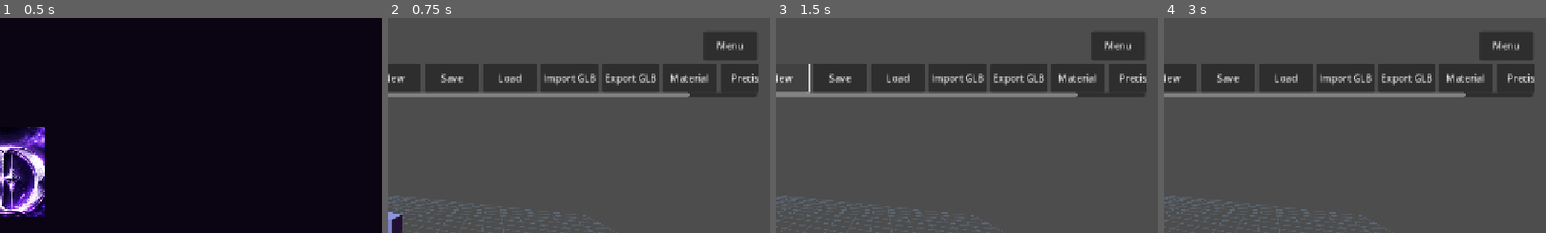
Above: before the commit, frames 1-4 (left to right).
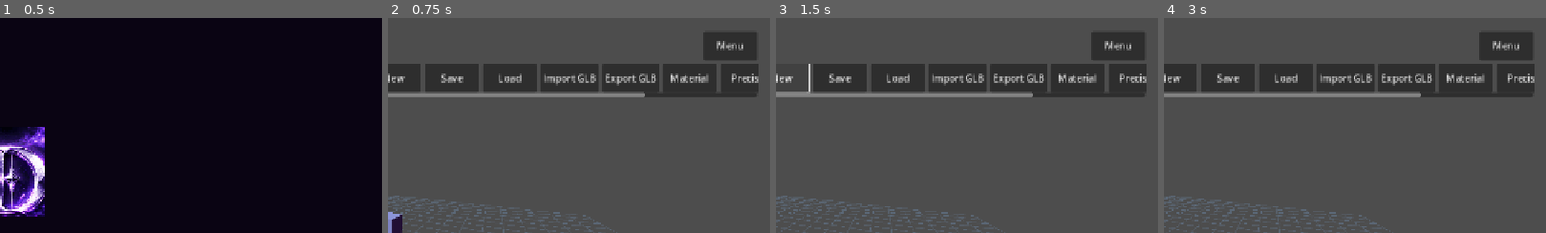
Above: after the commit, the same moments.

Repository: demetrecerrone-star/dabsky_3d
Game: Godot game, scene res://main.tscn
Two runs of this game, one before a commit and one after it. Both use one fixed random seed, a clock stepped at 60 frames per second and the inputs below. Video files are missing from this copy of the repository; at most half a second of black plays in their place.
Inputs:
- Up to frame 1 (0.5 s): no input
- Up to frame 2 (0.75 s): click "START MODELING" at 0.5 s
- Up to frame 3 (1.5 s): click "New" at 1.25 s
- Up to frame 4 (3 s): click "New" at 2 s; click "+ Cube" at 2.75 s
The pictures show only the part of the screen within x 50-100%, y 0-50%; the shares and areas given below are measured in that part.

Frame 1 is identical in both runs. In frame 2, 0.3% of the frame differs, in the area x 67-79%, y 34-37%; in frame 3, 0.3%; in frame 4, 0.3%.

Commit message:
Dabsky 3D v0.6: local modeling assistant, chat UI, command validation and tests

Diff:
--- a/project.godot
+++ b/project.godot
@@ -2,7 +2,7 @@
 
 [application]
 config/name="Dabsky 3D Studio"
-config/version="0.5.0"
+config/version="0.6.0"
 run/main_scene="res://main.tscn"
 config/features=PackedStringArray("4.4", "GL Compatibility")
 
--- /dev/null
+++ b/scripts/dabsky_ai.gd
@@ -0,0 +1,130 @@
+extends RefCounted
+
+# Dabsky AI Core v0.6: fully offline, deterministic natural-language command
+# interpreter. No server calls, no downloaded models, and no code execution.
+# Other providers can later produce this same whitelisted action schema.
+const MAX_ACTIONS := 8
+const MAX_ABS_NUMBER := 1000.0
+const HELP := "Try: create a cube and make it red; move it up 2; rotate y 45; set position x to 3; scale it by 1.5; set metallic to 0.8; duplicate; save project."
+
+static func interpret(prompt: String) -> Dictionary:
+	var cleaned := prompt.strip_edges().to_lower()
+	if cleaned.is_empty() or cleaned.length() > 500:
+		return _fail("Enter a request of up to 500 characters.")
+	if cleaned in ["help", "examples", "what can you do", "what can you do?"]:
+		return {"ok": true, "actions": [], "message": HELP}
+	cleaned = cleaned.replace(" then ", " and ").replace("; ", " and ").replace(";", " and ")
+	cleaned = cleaned.replace(", then ", " and ")
+	var clauses := cleaned.split(" and ", false)
+	if clauses.size() > MAX_ACTIONS:
+		return _fail("Use eight or fewer actions per request.")
+	var actions: Array[Dictionary] = []
+	for clause in clauses:
+		var parsed: Dictionary = _parse_one(clause.strip_edges().trim_suffix(".").trim_suffix("!"))
+		if not bool(parsed.get("ok", false)):
+			return parsed
+		var action: Dictionary = parsed.get("action", {})
+		actions.append(action)
+	return {"ok": true, "actions": actions, "message": "Understood."}
+
+static func _parse_one(words: String) -> Dictionary:
+	if words in ["undo", "undo that", "undo last change"]:
+		return _ok({"op": "undo"})
+	if words in ["redo", "redo that"]:
+		return _ok({"op": "redo"})
+	if words in ["save", "save project", "save the project", "save my project"]:
+		return _ok({"op": "save"})
+	if words in ["duplicate", "duplicate it", "duplicate the selected object", "copy it", "copy object"]:
+		return _ok({"op": "duplicate"})
+	if words in ["delete", "delete it", "delete selected", "delete the selected object", "remove it"]:
+		return _ok({"op": "delete"})
+	if words in ["reset camera", "reset view", "center camera"]:
+		return _ok({"op": "reset_view"})
+	var m: Array = _capture(words, r"^(?:please )?(?:create|add|make|spawn) (?:(\d+) )?(?:a |an )?(cube|box|sphere|ball|cylinder|plane|cone)s?$")
+	if not m.is_empty():
+		var amount: int = int(m[1]) if not str(m[1]).is_empty() else 1
+		if amount < 1 or amount > 5:
+			return _fail("Create between one and five shapes at a time.")
+		var kind: String = str(m[2])
+		if kind == "box": kind = "cube"
+		if kind == "ball": kind = "sphere"
+		return _ok({"op": "create", "kind": kind.capitalize(), "count": amount})
+	m = _capture(words, r"^(?:please )?(?:select|choose) (?:the )?(?:object )?(.+)$")
+	if not m.is_empty():
+		return _ok({"op": "select", "name": str(m[1]).strip_edges()})
+	m = _capture(words, r"^(?:please )?(?:move|shift|translate) (?:(?:it|the object|the selected object) )?(up|down|left|right|forward|back|backward|x|y|z) (?:by )?(-?\d+(?:\.\d+)?)$")
+	if not m.is_empty():
+		var amount: float = float(m[2])
+		if not _valid_number(amount):
+			return _fail("Movement must be within ±1,000 units.")
+		var direction: String = str(m[1])
+		var vector := Vector3.ZERO
+		match direction:
+			"up", "y": vector = Vector3.UP
+			"down": vector = Vector3.DOWN
+			"left": vector = Vector3.LEFT
+			"right", "x": vector = Vector3.RIGHT
+			"forward": vector = Vector3.FORWARD
+			"back", "backward", "z": vector = Vector3.BACK
+		return _ok({"op": "move", "delta": vector * amount})
+	m = _capture(words, r"^(?:please )?rotate (?:(?:it|the object) )?(?:around )?(x|y|z) (?:by )?(-?\d+(?:\.\d+)?)(?: degrees?)?$")
+	if not m.is_empty():
+		var degrees: float = float(m[2])
+		if not _valid_number(degrees):
+			return _fail("Rotation must be within ±1,000 degrees.")
+		return _ok({"op": "rotate", "axis": str(m[1]), "degrees": degrees})
+	m = _capture(words, r"^(?:please )?(?:scale|resize) (?:(?:it|the object) )?(?:by |to )?(\d+(?:\.\d+)?)$")
+	if not m.is_empty():
+		var factor: float = float(m[1])
+		if factor < 0.01 or factor > 100.0:
+			return _fail("Scale factor must be between 0.01 and 100.")
+		return _ok({"op": "scale", "factor": factor})
+	m = _capture(words, r"^(?:please )?set (position|rotation|scale) (x|y|z) to (-?\d+(?:\.\d+)?)$")
+	if not m.is_empty():
+		var n: float = float(m[3])
+		if not _valid_number(n) or (str(m[1]) == "scale" and n < 0.01):
+			return _fail("Choose a finite value within ±1,000; scale must stay positive.")
+		return _ok({"op": "set_transform", "property": str(m[1]).capitalize(), "axis": str(m[2]).to_upper(), "value": n})
+	m = _capture(words, r"^(?:please )?(?:set )?(?:the )?(?:object )?(?:color|colour) (?:(?:it |to )?)([a-z]+|#[0-9a-f]{6})$")
+	if m.is_empty():
+		m = _capture(words, r"^(?:please )?(?:make|paint) (?:(?:it|the object) )?(red|blue|green|purple|white|black|yellow|orange|pink|gray|grey|brown|cyan|gold|silver)$")
+	if not m.is_empty():
+		var color_name: String = str(m[1])
+		var colors := {
+			"red": "#e74c58", "blue": "#498ee7", "green": "#43be85",
+			"purple": "#a065ed", "white": "#ffffff", "black": "#22202b",
+			"yellow": "#f5d656", "orange": "#f2a14d", "pink": "#f38ccc",
+			"gray": "#858d9d", "grey": "#858d9d", "brown": "#986945",
+			"cyan": "#55d5e7", "gold": "#f4c75b", "silver": "#bac6d8"
+		}
+		if not color_name.begins_with("#") and not colors.has(color_name):
+			return _fail("Try a basic color (red, blue, purple, gold) or a #RRGGBB hex color.")
+		return _ok({"op": "color", "color": Color.html(str(colors.get(color_name, color_name)))})
+	m = _capture(words, r"^(?:please )?set (metallic|roughness) to (0(?:\.\d+)?|1(?:\.0+)?)$")
+	if not m.is_empty():
+		return _ok({"op": "material", "property": str(m[1]), "value": float(m[2])})
+	m = _capture(words, r"^(?:please )?rename (?:(?:it|the selected object) )?to (.{1,48})$")
+	if not m.is_empty():
+		return _ok({"op": "rename", "name": str(m[1]).strip_edges()})
+	return _fail("I don't know how to do: \"" + words.substr(0, 90) + "\". " + HELP)
+
+static func _capture(input: String, pattern: String) -> Array:
+	var regex := RegEx.new()
+	if regex.compile(pattern) != OK:
+		return []
+	var found := regex.search(input)
+	if found == null:
+		return []
+	var groups: Array = []
+	for group in range(found.get_group_count() + 1):
+		groups.append(found.get_string(group))
+	return groups
+
+static func _ok(action: Dictionary) -> Dictionary:
+	return {"ok": true, "action": action}
+
+static func _fail(message: String) -> Dictionary:
+	return {"ok": false, "actions": [], "message": message}
+
+static func _valid_number(value: float) -> bool:
+	return is_finite(value) and absf(value) <= MAX_ABS_NUMBER
--- a/scripts/main.gd
+++ b/scripts/main.gd
@@ -2,6 +2,12 @@
 
 const GlbIO = preload("res://scripts/glb_io.gd")
 const MeshEdit = preload("res://scripts/mesh_edit.gd")
+const DabskyAI = preload("res://scripts/dabsky_ai.gd")
+var ai_panel: VBoxContainer
+var ai_prompt: LineEdit
+var ai_history: RichTextLabel
+var ai_messages: Array[String] = []
+const AI_HISTORY_LIMIT := 16
 var mesh_mode := "Object"
 var picked_surface := -1
 var picked_face := -1
@@ -95,6 +101,8 @@
 	_add_button(shapes, "Material", _toggle_material_panel)
 	_add_button(shapes, "Precise", _toggle_transform_panel)
 	_add_button(shapes, "Edit Mesh", _toggle_mesh_mode)
+	_add_button(shapes, "Dabsky AI", _toggle_ai_panel)
+	_build_ai_panel(layout)
 	_build_material_panel(layout)
 	_build_transform_panel(layout)
 	_build_glb_dialogs()
@@ -191,6 +199,180 @@
 	get_viewport().size_changed.connect(_refresh_screen_fit)
 	call_deferred("_refresh_screen_fit")
 
+func _build_ai_panel(parent: VBoxContainer) -> void:
+	ai_panel = VBoxContainer.new()
+	ai_panel.visible = false
+	ai_panel.add_theme_constant_override("separation", 5)
+	parent.add_child(ai_panel)
+	var heading := HBoxContainer.new()
+	ai_panel.add_child(heading)
+	var title := Label.new()
+	title.text = "DABSKY AI • Offline modeling assistant"
+	title.size_flags_horizontal = Control.SIZE_EXPAND_FILL
+	title.add_theme_font_size_override("font_size", 17)
+	heading.add_child(title)
+	_add_button(heading, "Hide", _toggle_ai_panel)
+	ai_history = RichTextLabel.new()
+	ai_history.bbcode_enabled = false
+	ai_history.scroll_following = true
+	ai_history.custom_minimum_size = Vector2(0, 94)
+	ai_history.size_flags_horizontal = Control.SIZE_EXPAND_FILL
+	ai_panel.add_child(ai_history)
+	var command_row := HBoxContainer.new()
+	ai_panel.add_child(command_row)
+	ai_prompt = LineEdit.new()
+	ai_prompt.max_length = 500
+	ai_prompt.placeholder_text = "Try: create a cube and make it purple"
+	ai_prompt.size_flags_horizontal = Control.SIZE_EXPAND_FILL
+	ai_prompt.text_submitted.connect(func(_text: String): _submit_ai())
+	command_row.add_child(ai_prompt)
+	_add_button(command_row, "Ask", _submit_ai)
+	_add_button(command_row, "Examples", _ai_examples)
+	_ai_log("Dabsky AI", "Ready. I work offline with basic shapes, transforms, materials and project commands.")
+
+func _toggle_ai_panel() -> void:
+	ai_panel.visible = not ai_panel.visible
+	if ai_panel.visible:
+		# Keep the modeling viewport usable on phone screens.
+		material_panel.visible = false
+		transform_panel.visible = false
+		object_panel.visible = false
+		status.text = "Dabsky AI ready. Supported commands work without internet."
+	else:
+		status.text = "AI panel hidden. Modeling tools remain available."
+
+func _ai_examples() -> void:
+	_ai_log("Dabsky AI", DabskyAI.HELP)
+
+func _ai_log(speaker: String, message: String) -> void:
+	ai_messages.append("%s: %s" % [speaker, message])
+	while ai_messages.size() > AI_HISTORY_LIMIT:
+		ai_messages.pop_front()
+	if ai_history != null:
+		ai_history.text = "\n".join(PackedStringArray(ai_messages))
+
+func _submit_ai() -> void:
+	var prompt := ai_prompt.text.strip_edges()
+	if prompt.is_empty():
+		status.text = "Enter a modeling instruction."
+		return
+	ai_prompt.clear()
+	_ai_log("You", prompt)
+	var outcome: Dictionary = _run_ai_prompt(prompt)
+	_ai_log("Dabsky AI", str(outcome.get("message", "Unknown result.")))
+	status.text = str(outcome.get("message", "Unknown result.")).substr(0, 160)
+
+func _run_ai_prompt(prompt: String) -> Dictionary:
+	var parsed: Dictionary = DabskyAI.interpret(prompt)
+	if not bool(parsed.get("ok", false)):
+		return parsed
+	var actions: Array = parsed.get("actions", [])
+	if actions.is_empty():
+		return {"ok": true, "message": str(parsed.get("message", DabskyAI.HELP))}
+	# Never start a partially understood request: the interpreter validates each
+	# clause before this executor sees any actions. The executor only accepts
+	# whitelisted operations and refuses actions requiring a missing selection.
+	var description: Array[String] = []
+	var has_selection: bool = selected != null
+	for item in actions:
+		var action: Dictionary = item
+		var op: String = str(action.get("op", ""))
+		match op:
+			"create":
+				if objects.size() + int(action.get("count", 1)) > OBJECT_LIMIT:
+					return {"ok": false, "message": "The scene limit is 100 objects."}
+				has_selection = true
+			"select":
+				var name: String = str(action.get("name", ""))
+				if _ai_find_object(name) == null:
+					return {"ok": false, "message": "Couldn't find object: " + name + ". Open Objects to see names."}
+				has_selection = true
+			"move", "rotate", "scale", "set_transform", "color", "material", "rename", "duplicate", "delete":
+				if not has_selection:
+					return {"ok": false, "message": "Select or create an object first."}
+				if op == "delete":
+					has_selection = objects.size() > 1
+			"undo", "redo", "save", "reset_view":
+				pass
+			_:
+				return {"ok": false, "message": "Unsupported action: " + op}
+	_cancel()
+	for item in actions:
+		var action: Dictionary = item
+		var op: String = str(action.get("op", ""))
+		match op:
+			"create":
+				var kind: String = str(action["kind"])
+				var count: int = int(action["count"])
+				for _index in range(count):
+					_add_primitive(kind)
+				description.append("Created %d %s" % [count, kind])
+			"select":
+				_select_object(_ai_find_object(str(action["name"])))
+				description.append("Selected " + selected.name)
+			"move":
+				_record_change()
+				selected.position += action["delta"]
+				description.append("Moved " + selected.name)
+			"rotate":
+				_record_change()
+				var axis := _ai_axis(str(action["axis"]))
+				selected.rotate_object_local(axis, deg_to_rad(float(action["degrees"])))
+				description.append("Rotated " + selected.name)
+			"scale":
+				_record_change()
+				selected.scale *= float(action["factor"])
+				description.append("Scaled " + selected.name)
+			"set_transform":
+				_change_transform_field(float(action["value"]), str(action["property"]), str(action["axis"]))
+				description.append("Set %s %s" % [str(action["property"]), str(action["axis"])])
+			"color":
+				_record_change()
+				_change_material_color(action["color"])
+				description.append("Changed color")
+			"material":
+				_record_change()
+				var key := "Metallic" if str(action["property"]) == "metallic" else "Roughness"
+				_change_material_scalar(float(action["value"]), key)
+				description.append("Set " + key)
+			"rename":
+				_record_change()
+				selected.name = str(action["name"]).substr(0, 48)
+				_select_object(selected)
+				description.append("Renamed object")
+			"duplicate":
+				_duplicate_selected()
+				description.append("Duplicated selected object")
+			"delete":
+				_delete_selected()
+				description.append("Deleted selected object")
+			"undo":
+				_undo()
+				description.append("Undid previous change")
+			"redo":
+				_redo()
+				description.append("Redid previous change")
+			"save":
+				_save_project()
+				description.append("Saved project")
+			"reset_view":
+				_reset_view()
+				description.append("Reset view")
+	_sync_selection_fields()
+	return {"ok": true, "message": ". ".join(description) + ".", "actions": actions}
+
+func _ai_axis(axis: String) -> Vector3:
+	match axis:
+		"x": return Vector3.RIGHT
+		"z": return Vector3.BACK
+		_: return Vector3.UP
+
+func _ai_find_object(search_name: String) -> MeshInstance3D:
+	for obj in objects:
+		if obj.name.to_lower() == search_name.to_lower():
+			return obj
+	return null
+
 func _add_button(parent: Control, label: String, callback: Callable) -> void:
 	var button := Button.new()
 	button.text = label
--- /dev/null
+++ b/tests/v06_ai_commands.gd
@@ -0,0 +1,91 @@
+extends SceneTree
+
+const DabskyAI = preload("res://scripts/dabsky_ai.gd")
+const GlbIO = preload("res://scripts/glb_io.gd")
+
+func _initialize() -> void:
+	call_deferred("_verify")
+
+func _verify() -> void:
+	var editor: Control = load("res://main.tscn").instantiate()
+	root.add_child(editor)
+	await process_frame
+	var ai_panel: VBoxContainer = editor.get("ai_panel")
+	if ai_panel == null or ai_panel.visible:
+		_fail("AI panel must start hidden")
+		return
+	editor.call("_toggle_ai_panel")
+	if not ai_panel.visible:
+		_fail("AI panel cannot be opened")
+		return
+	var start_count: int = editor.get("objects").size()
+	var result: Dictionary = editor.call("_run_ai_prompt", "create a cube and make it red and move it up 2")
+	if not result.get("ok", false):
+		_fail("Compound instruction was rejected: " + str(result.get("message", "")))
+		return
+	if editor.get("objects").size() != start_count + 1:
+		_fail("Object not created")
+		return
+	var obj: MeshInstance3D = editor.get("selected")
+	if absf(obj.position.y - 2.0) > 0.001:
+		_fail("Movement failed")
+		return
+	var mat: StandardMaterial3D = obj.material_override
+	if mat == null or mat.albedo_color.r < 0.75 or mat.albedo_color.g > 0.55:
+		_fail("Color editing failed")
+		return
+	result = editor.call("_run_ai_prompt", "rotate y 45 and scale it by 1.5 and set position x to 3.25")
+	obj = editor.get("selected")
+	if not result.get("ok", false) or absf(obj.position.x - 3.25) > 0.001 or absf(obj.scale.x - 1.5) > 0.001:
+		_fail("Transform commands failed")
+		return
+	var position_before := obj.position
+	result = editor.call("_run_ai_prompt", "make it blue and teleport it to mars")
+	obj = editor.get("selected")
+	mat = obj.material_override
+	if result.get("ok", true) or obj.position != position_before or mat.albedo_color.b > 0.6:
+		_fail("Unsupported compound command mutated the scene")
+		return
+	result = editor.call("_run_ai_prompt", "move it right 999999")
+	if result.get("ok", true):
+		_fail("Unbounded commands must be rejected")
+		return
+	var parsed: Dictionary = DabskyAI.interpret("create 3 spheres")
+	if not parsed.get("ok", false) or parsed["actions"][0].get("count") != 3:
+		_fail("Quantity parser failed")
+		return
+	result = editor.call("_run_ai_prompt", "set metallic to 0.7 and set roughness to 0.4")
+	obj = editor.get("selected")
+	mat = obj.material_override
+	if not result.get("ok", false) or absf(mat.metallic - 0.7) > 0.01 or absf(mat.roughness - 0.4) > 0.01:
+		_fail("Material editing failed")
+		return
+	result = editor.call("_run_ai_prompt", "duplicate")
+	if not result.get("ok", false) or editor.get("objects").size() != start_count + 2:
+		_fail("Duplicate failed")
+		return
+	result = editor.call("_run_ai_prompt", "undo")
+	if not result.get("ok", false) or editor.get("objects").size() != start_count + 1:
+		_fail("Undo failed")
+		return
+	result = editor.call("_run_ai_prompt", "redo")
+	if not result.get("ok", false) or editor.get("objects").size() != start_count + 2:
+		_fail("Redo failed")
+		return
+	result = editor.call("_run_ai_prompt", "save project")
+	if not result.get("ok", false) or not FileAccess.file_exists("user://dabsky-project.glb"):
+		_fail("Project save failed")
+		return
+	var bytes: PackedByteArray = GlbIO.read_bytes("user://dabsky-project.glb")
+	if bytes.size() < 200 or bytes.decode_u32(0) != 0x46546c67:
+		_fail("Project was not saved as a valid GLB")
+		return
+	if DabskyAI.interpret("build an entire medieval city with AI").get("ok", true):
+		_fail("Must not claim unsupported generation capabilities")
+		return
+	print("DABSKY V0.6 AI OFFLINE COMMANDS / UNDO / GLB SMOKE TEST PASSED")
+	quit(0)
+
+func _fail(message: String) -> void:
+	push_error("DABSKY V0.6 FAILED: " + message)
+	quit(1)
Not shown, changed: export_presets.cfg
Not shown, changed: .github/workflows/android.yml
Not shown, added: docs/dabsky-ai-roadmap.md
